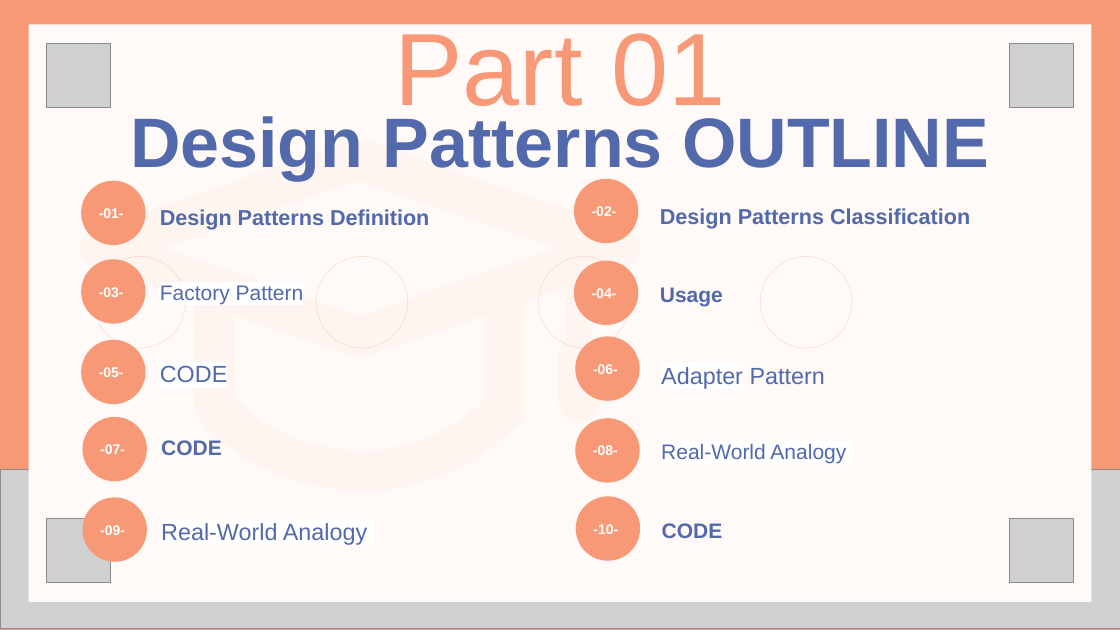
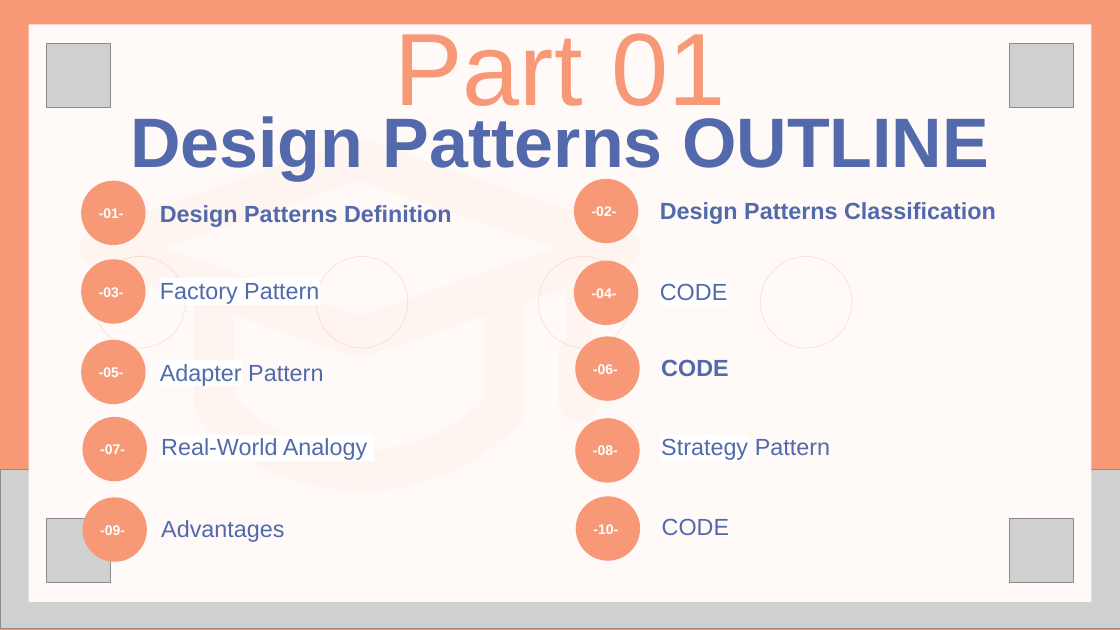
Before and after one commit to ahmedhammad111/SWE, a slide deck: slide 3 of SWE.pptx. Drawn at 1120x630 pixels with LibreOffice and Linux fonts; fonts in the diff are those of the drawing; grey boxes stand for pictures; background and template pictures are left out. Boxes give left, top, right and bottom in pixels: in the first picture for what was removed or moved away, otherwise in the second. Text is boxed around its words. In the diff, an @@ line names an element or a change of style, - is before the commit and + after.

```diff
--- a/SWE.pptx
+++ b/SWE.pptx
@@ text "Design Patterns Definition" at (x1=160, y1=205, x2=452, y2=227): size 18.5 to 20 pt @@
@@ text "Design Patterns Classification" at (x1=660, y1=202, x2=996, y2=224): size 18.5 to 20 pt @@
@@ text "Factory Pattern" at (x1=160, y1=283, x2=319, y2=304): size 18 to 20 pt @@
@@ text "CODE" moved from (x1=160, y1=365, x2=227, y2=382) to (x1=660, y1=283, x2=727, y2=300) @@
@@ text removed at (x1=660, y1=287, x2=723, y2=306) @@
-Usage
@@ text "Adapter Pattern" moved from (x1=661, y1=367, x2=825, y2=389) to (x1=160, y1=364, x2=323, y2=386) @@
@@ text added at (x1=661, y1=359, x2=728, y2=376), 20 pt, text #526AAB, bold @@
+CODE
@@ text at (x1=161, y1=438, x2=367, y2=460): text changed; size 18 to 20 pt; bold off @@
-CODE
+Real-World Analogy
@@ text at (x1=661, y1=438, x2=830, y2=460): text changed; size 18 to 20 pt @@
-Real-World Analogy
+Strategy Pattern
@@ text at (x1=161, y1=520, x2=284, y2=542): text changed @@
-Real-World Analogy
+Advantages
@@ text "CODE" at (x1=662, y1=518, x2=729, y2=535): size 18 to 20 pt, bold off @@
```
Also in this commit, not shown: 27 other slides changed, 3 slides added, 2 slides removed, 3 other files.
